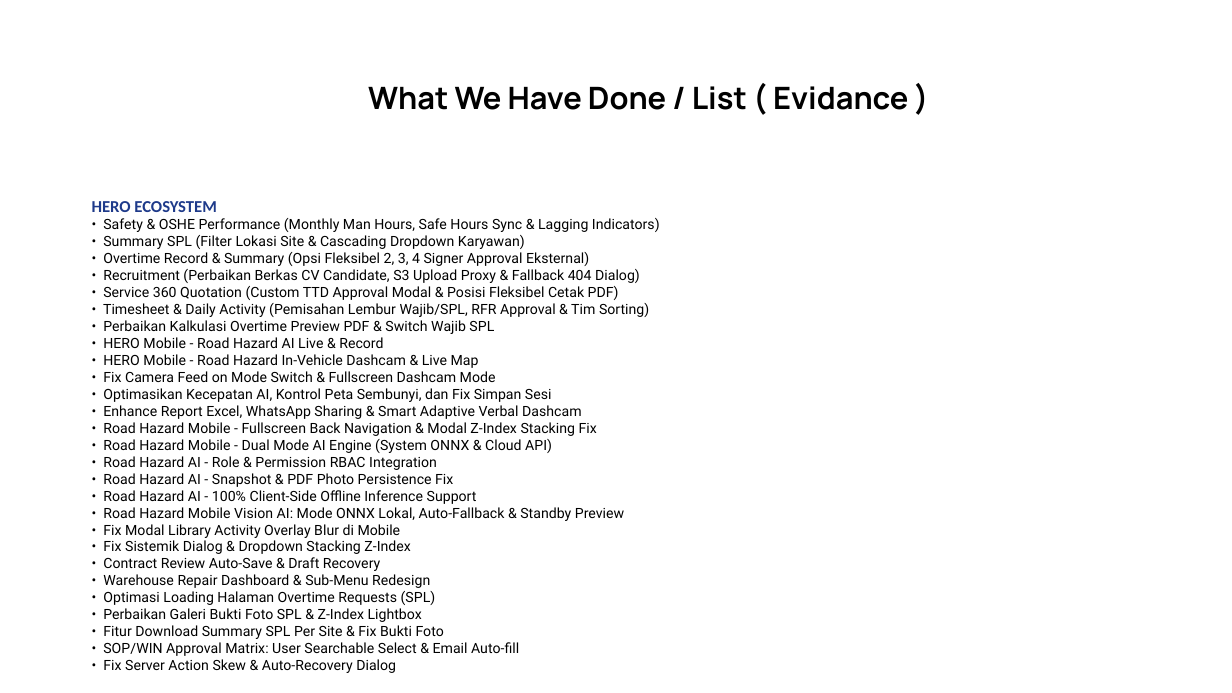
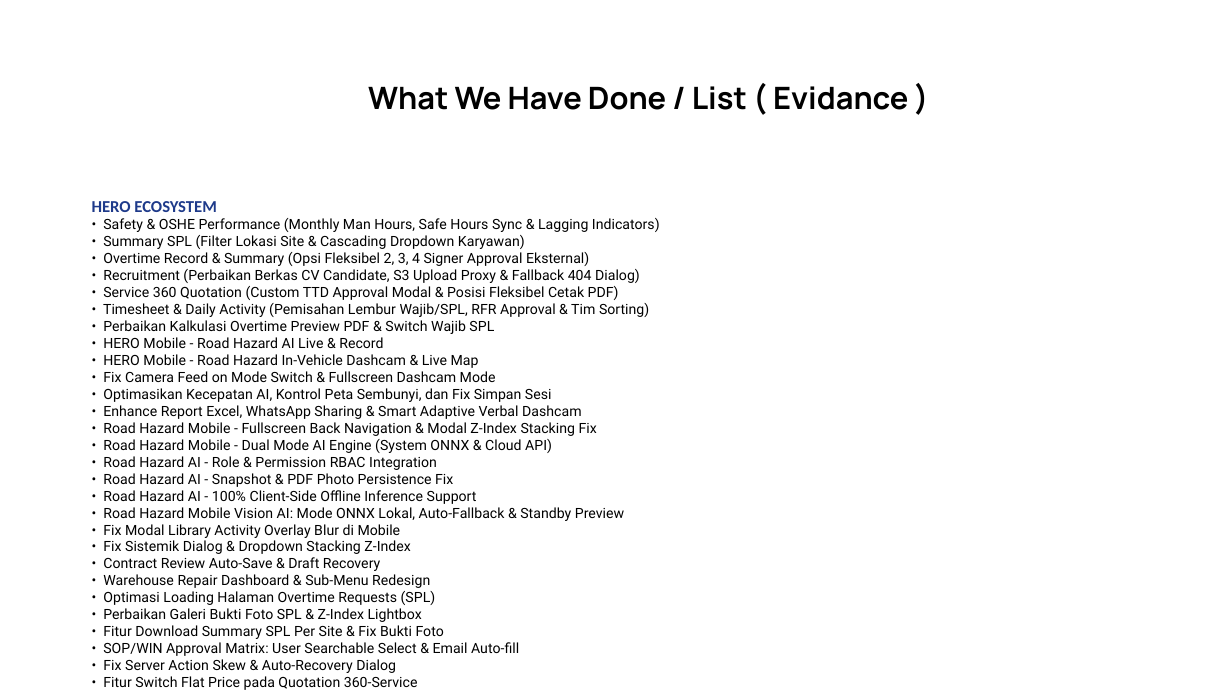
Before and after one commit to Annaskhadafi/hero, a slide deck: slide 4 of Monthly/MONTHLY NOVEMBER 2026 SDS.pptx. Drawn at 1232x693 pixels with LibreOffice and Linux fonts; fonts in the diff are those of the drawing; background and template pictures are left out. Boxes give left, top, right and bottom in pixels: in the first picture for what was removed or moved away, otherwise in the second. Text is boxed around its words. In the diff, an @@ line names an element or a change of style, - is before the commit and + after.

```diff
--- a/Monthly/MONTHLY NOVEMBER 2026 SDS.pptx
+++ b/Monthly/MONTHLY NOVEMBER 2026 SDS.pptx
@@ text at box(103, 676, 418, 690): paragraph added @@
+• Fitur Switch Flat Price pada Quotation 360-Service
```
Also in this commit, not shown: 1 slide added.
